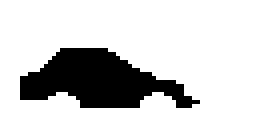
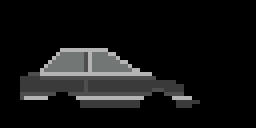
Layered file, before and after one edit (256px x 128px). Changes by layer:
showed group "topLayer" (2 layers) over (0, 0, 256, 128)
painted on "sideMask" over (0, 0, 256, 128)
hid "sideShine" over (196, 44, 224, 108)
showed "body" over (16, 20, 252, 112)
